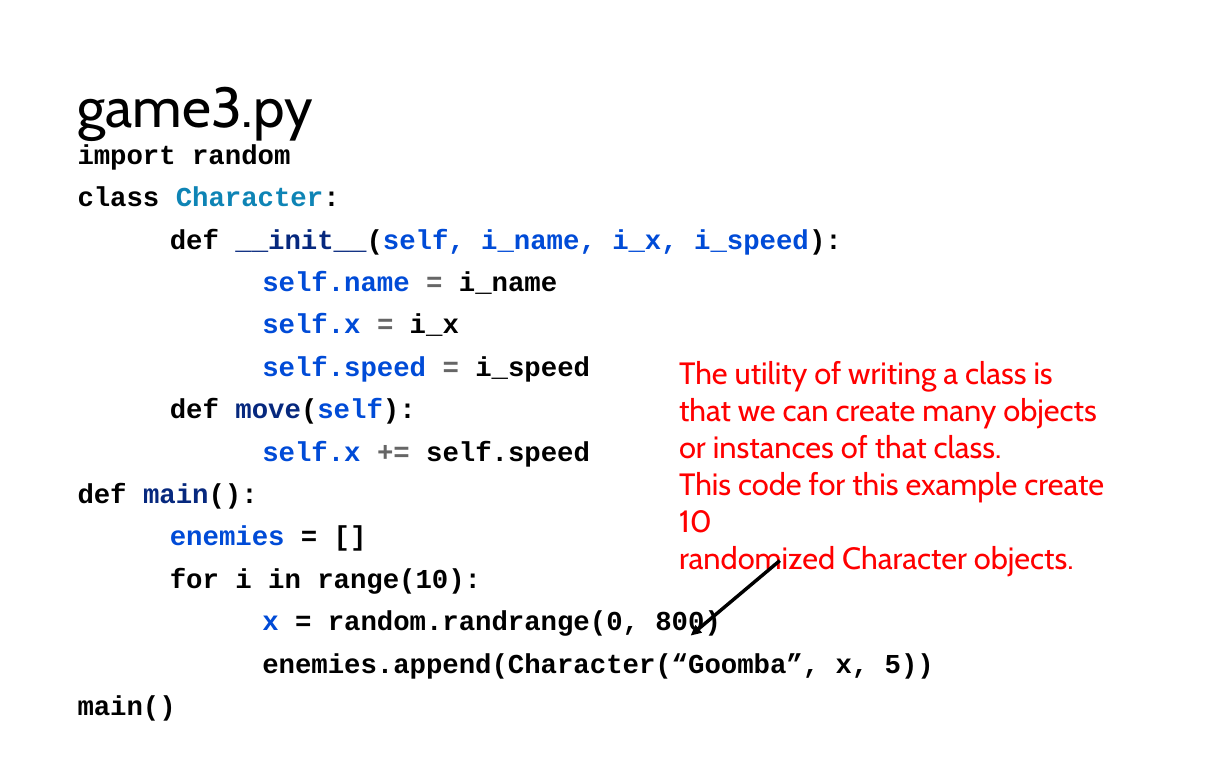
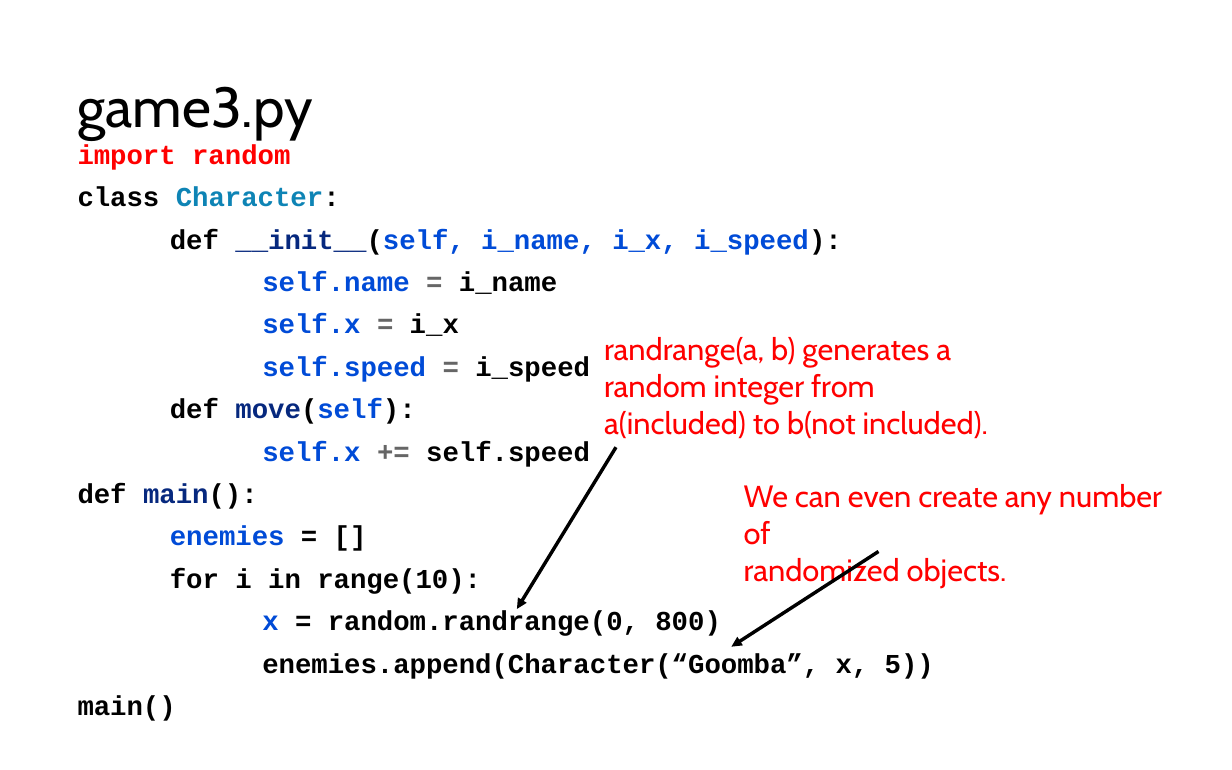
Before and after one commit to LongBaoNguyen/longbaonguyen.github.io, a slide deck: slide 15 of courses/apcsp/lect9.pptx (slide 10 before the commit). Drawn at 1232x770 pixels with LibreOffice and Linux fonts; fonts in the diff are those of the drawing. Boxes give left, top, right and bottom in pixels: in the first picture for what was removed or moved away, otherwise in the second. Text is boxed around its words. In the diff, an @@ line names an element or a change of style, - is before the commit and + after.

```diff
--- a/courses/apcsp/lect9.pptx
+++ b/courses/apcsp/lect9.pptx
@@ text at (78, 145, 290, 170): text colour #000000 to #FF0000 in "import random" @@
@@ text added at (604, 337, 988, 439), 18 pt, text #FF0000 @@
+randrange(a, b) generates a random integer from a(included) to b(not included).
@@ arrow added from (616, 447) to (517, 609), #000000 2 pt @@
@@ text at (744, 484, 1162, 588): text changed @@
-The utility of writing a class is
-that we can create many objects
-or instances of that class.
-This code for this example create 10
-randomized Character objects.
+We can even create any number of
+randomized objects.
@@ arrow moved from (780, 561) - (691, 636) to (878, 552) - (732, 647) @@
```
Also in this commit, not shown: 11 other slides changed, 12 slides added, 7 slides removed, 10 other files.
